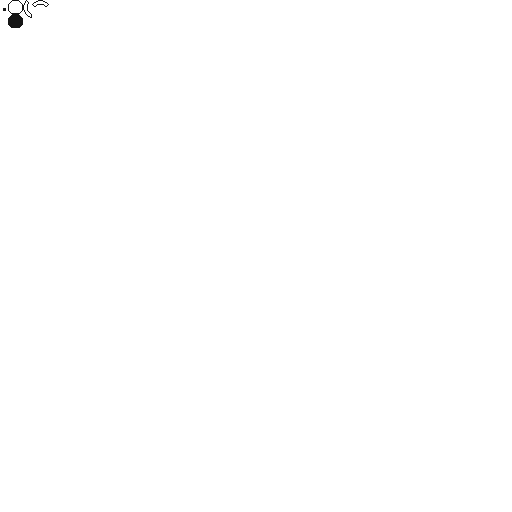
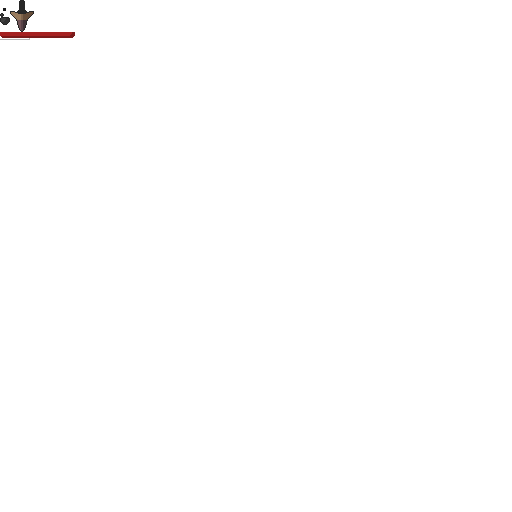
Revision of a layered 512 x 512 image; what changed, layer by layer:
added layer "Layer 20" above "Layer 19" over [0,38,30,40]
added layer "Layer 19" above "Layer 17" over [0,32,75,38]
added layer "Layer 17" above "Layer 18" over [0,17,10,25]
added layer "Layer 18" above "Layer 8" over [0,13,4,17]
renamed "Layer 6" to "Layer 8", painted on it over [8,0,34,32]
removed layer "Layer 5" over [8,0,23,14]
removed layer "Layer 3" over [32,0,49,7]
removed layer "Layer 2" over [23,0,32,18]
